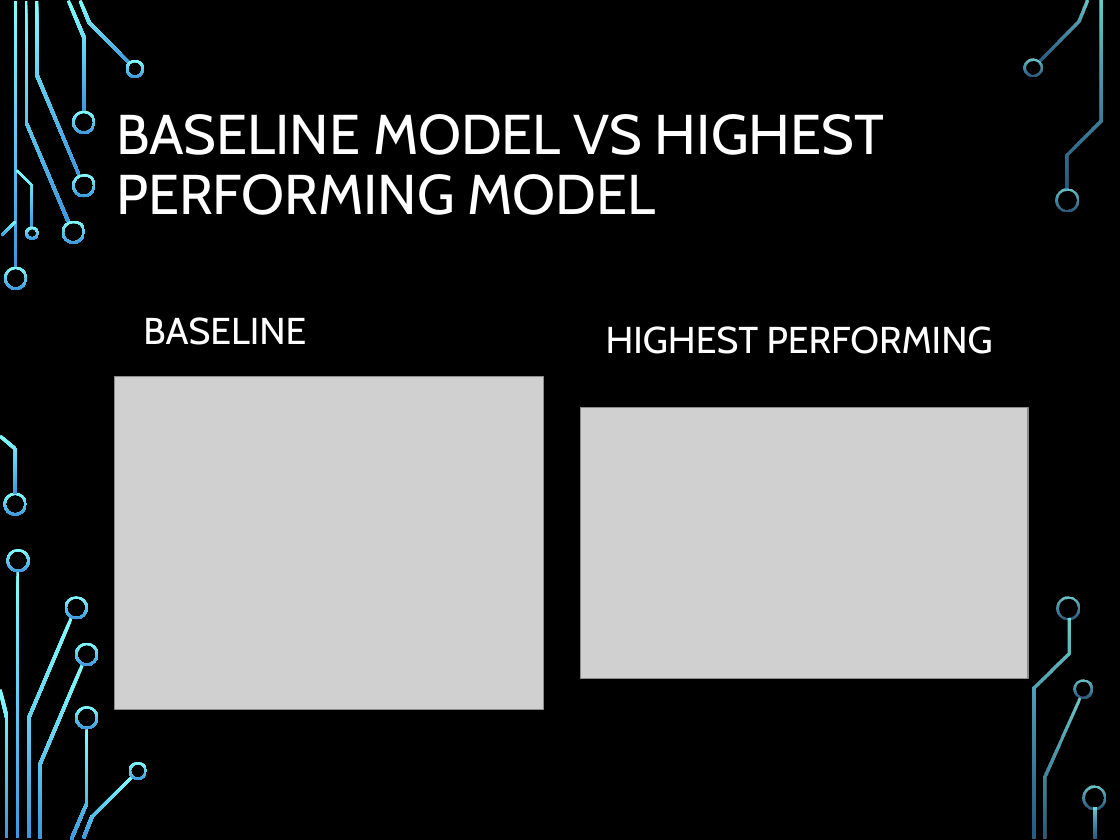
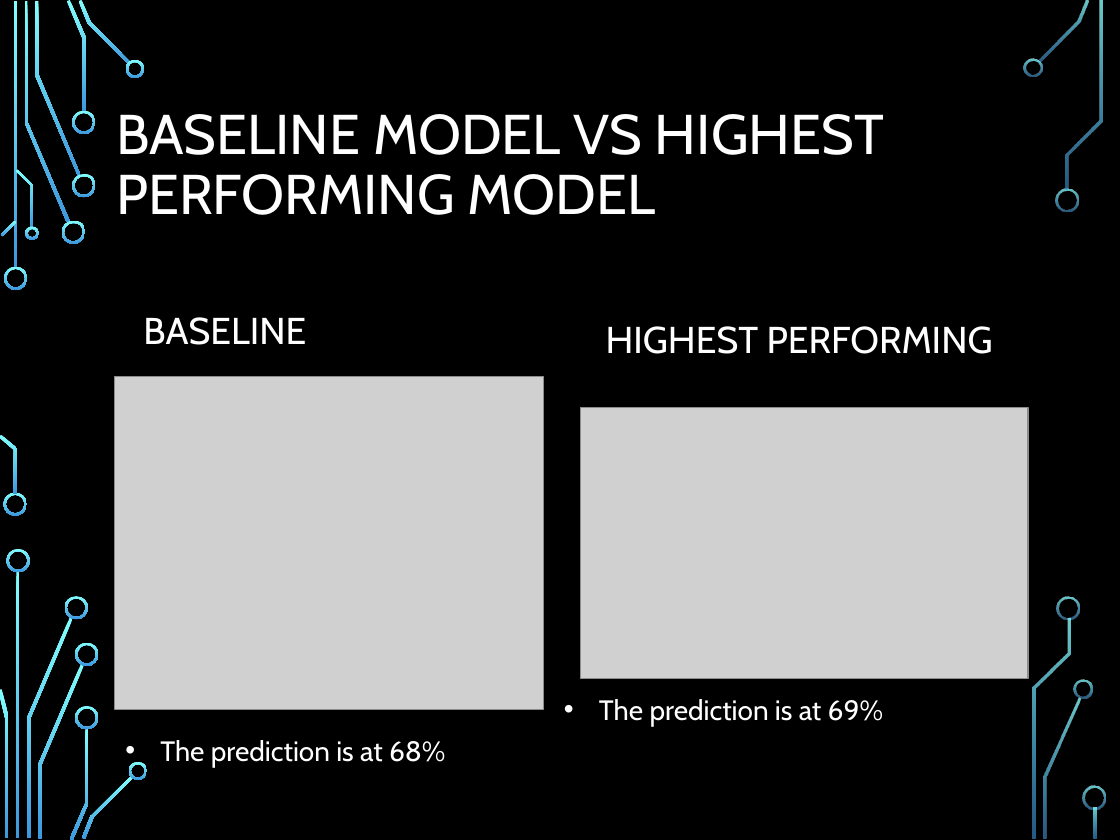
Before and after one commit to Angela-Mukulu-Mwanzia/H1N1-and-Seasonal-Flu-Vaccines, a slide deck: slide 12 of Vaccine_Uptake_Presentation.pptx. Drawn at 1120x840 pixels with LibreOffice and Linux fonts; fonts in the diff are those of the drawing; grey boxes stand for pictures; background and template pictures are left out. Boxes give left, top, right and bottom in pixels: in the first picture for what was removed or moved away, otherwise in the second. Text is boxed around its words. In the diff, an @@ line names an element or a change of style, - is before the commit and + after.

```diff
--- a/Vaccine_Uptake_Presentation.pptx
+++ b/Vaccine_Uptake_Presentation.pptx
@@ text added at box(599, 699, 883, 726), 18 pt, text #FFFFFF @@
+• The prediction is at 69%
@@ text added at box(160, 740, 445, 767), 18 pt, text #FFFFFF @@
+• The prediction is at 68%
```
Also in this commit, not shown: 1 other slide changed, 2 other files.
